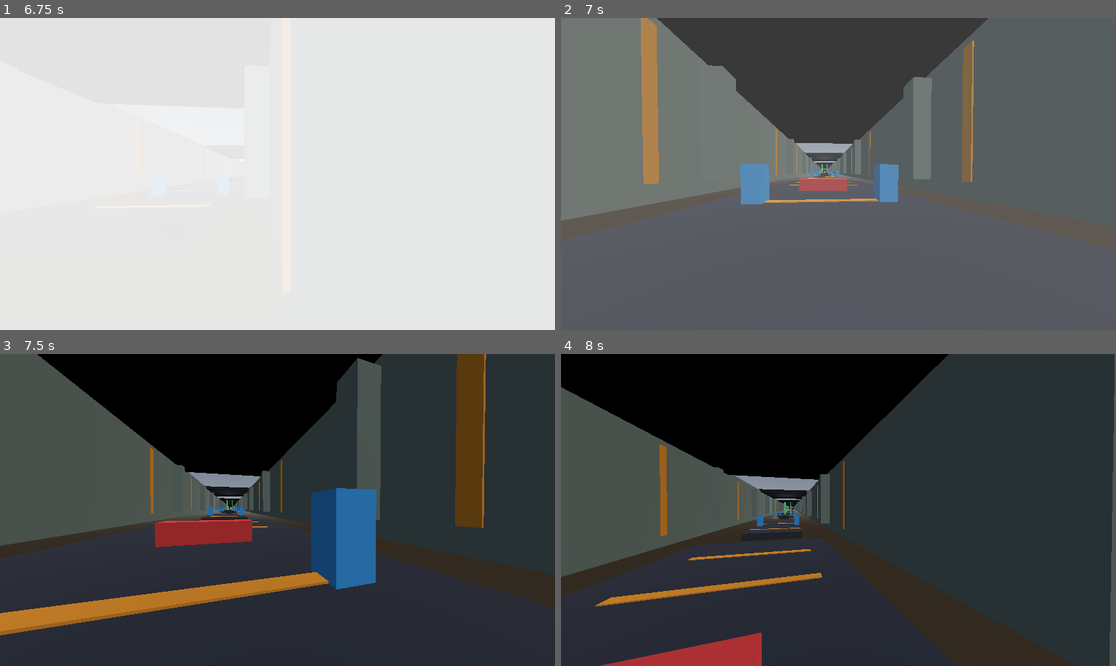
Above: before the commit, frames 1-4 (two rows, left to right).
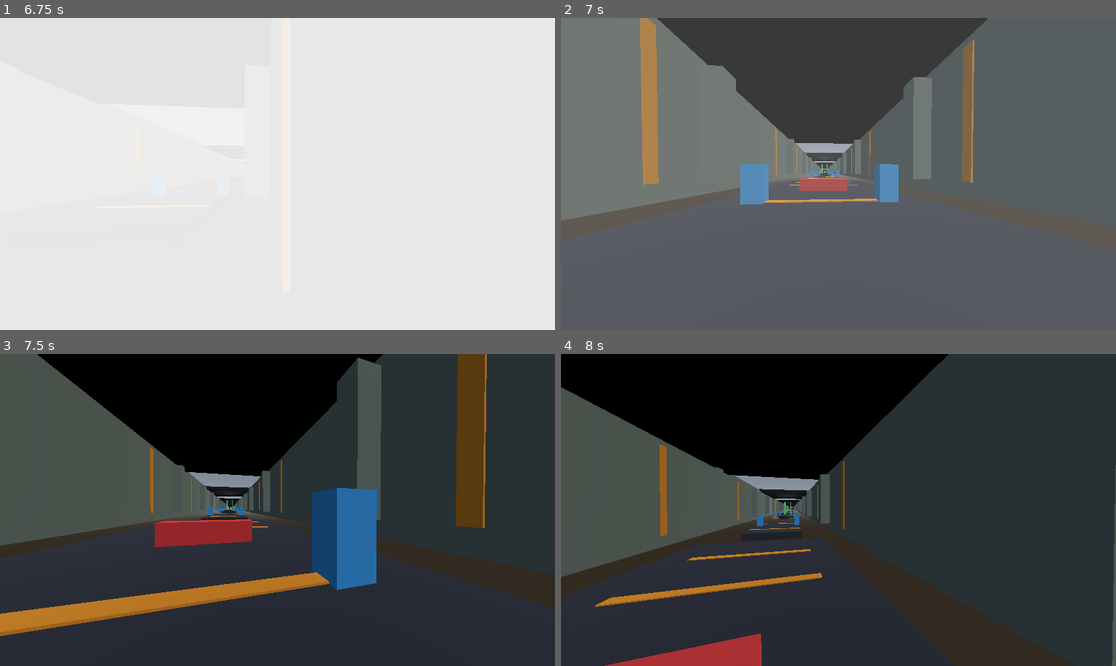
Above: after the commit, the same moments.

Repository: Crawford-Young/what-is-dark
Game: Godot game, scene res://scenes/slice.tscn
Same seed, same stepped clock (60 frames per second), same inputs: the game is played once before the commit and once after it.
Inputs (mouse positions are in pixels of both pictures, inside the frame that each line leads up to):
- Up to frame 1 (6.75 s): tap Enter at 0.5 s; move the mouse to (271, 180) at 0.52 s; hold Q (glance) 0.53-1.28 s; hold W (move_forward) 0.53-2.78 s; click (271, 180) at 0.67 s; tap Space (jump) at 0.77, 1.52, 2.75, 3.02, 3.77, 4.52, 6.02 s; move the mouse to (316, 177) at 1.27 s; tap Shift at 1.35 s; move the mouse to (233, 170) at 2.02 s; tap Alt at 2.1 s; move the mouse to (283, 174) at 2.77 s; hold A (move_left) 2.78-3.53 s; tap Ctrl at 2.85 s; click (283, 174) at 2.92 s; move the mouse to (255, 167) at 3.52 s; hold W (move_forward) 3.53-5.78 s; tap R at 3.6 s; move the mouse to (305, 174) at 4.27 s; tap 1 at 4.35 s; move the mouse to (249, 174) at 5.02 s; tap 2 at 5.1 s; click (249, 174) at 5.17 s; move the mouse to (288, 167) at 5.77 s; hold D (move_right) 5.78-6.53 s; tap 3 at 5.85 s; move the mouse to (271, 180) at 6.52 s; hold W (move_forward) from 6.53 s (still down); tap L at 6.6 s
- Up to frame 2 (7 s): keep holding W (move_forward); tap Space (jump) at 6.77 s
- Up to frame 3 (7.5 s): keep holding W (move_forward); move the mouse to (316, 513) at 7.27 s; tap Q (glance) at 7.35 s; click (316, 513) at 7.42 s
- Up to frame 4 (8 s): keep holding W (move_forward); tap Space (jump) at 7.52 s

Frame 1 is identical in both runs. In frame 2, 0.2% of the frame differs, in the area x 1-76%, y 0-65%; in frame 3, 0.8%, in the area x 0-88%, y 0-91%; in frame 4, 0.6%.

Commit message:
feat: erosion v2 - air-control decay only, landing retention removed
Co-Authored-By: Claude Fable 5 <noreply@anthropic.com>

Diff:
--- a/scripts/logic/erosion_logic.gd
+++ b/scripts/logic/erosion_logic.gd
@@ -1,17 +1,12 @@
 class_name ErosionLogic
 extends RefCounted
-## Erosion v1 (Phase 2 spec §3): recovery fails per loop; top speed never does.
-## Capped — the game never forces the ending (parent spec §3).
+## Erosion v2 (Phase 3a spec §4): recovery fails per loop — air-carve authority
+## and strafe gain decay. Speed already carried never bleeds; top speed never
+## erodes. Capped — the game never forces the ending (parent spec §3).
 
 const ACCEL_DECAY_PER_LOOP := 0.12
 const ACCEL_FLOOR := 0.52
-const RETENTION_DECAY_PER_LOOP := 0.05
-const RETENTION_FLOOR := 0.80
 
 
 static func accel_multiplier(loop: int) -> float:
 	return maxf(1.0 - ACCEL_DECAY_PER_LOOP * maxi(loop, 0), ACCEL_FLOOR)
-
-
-static func landing_retention(loop: int) -> float:
-	return maxf(1.0 - RETENTION_DECAY_PER_LOOP * maxi(loop, 0), RETENTION_FLOOR)
--- a/scripts/swallow_director.gd
+++ b/scripts/swallow_director.gd
@@ -83,7 +83,6 @@
 	slice.loop_logic.advance_loop()
 	var loop := slice.loop_logic.loop_count
 	player.accel_scale = ErosionLogic.accel_multiplier(loop)
-	player.landing_retention = ErosionLogic.landing_retention(loop)
 	slice.void_logic.progress = Slice.VOID_START
 	slice.sync_void_wall()
 
--- a/tests/unit/test_erosion_logic.gd
+++ b/tests/unit/test_erosion_logic.gd
@@ -8,13 +8,5 @@
 	assert_almost_eq(ErosionLogic.accel_multiplier(9), 0.52, 0.0001)
 
 
-func test_landing_retention_decays_and_floors() -> void:
-	assert_almost_eq(ErosionLogic.landing_retention(0), 1.0, 0.0001)
-	assert_almost_eq(ErosionLogic.landing_retention(2), 0.9, 0.0001)
-	assert_almost_eq(ErosionLogic.landing_retention(4), 0.8, 0.0001)
-	assert_almost_eq(ErosionLogic.landing_retention(9), 0.8, 0.0001)
-
-
 func test_negative_loop_clamps_to_no_erosion() -> void:
 	assert_almost_eq(ErosionLogic.accel_multiplier(-3), 1.0, 0.0001)
-	assert_almost_eq(ErosionLogic.landing_retention(-3), 1.0, 0.0001)
